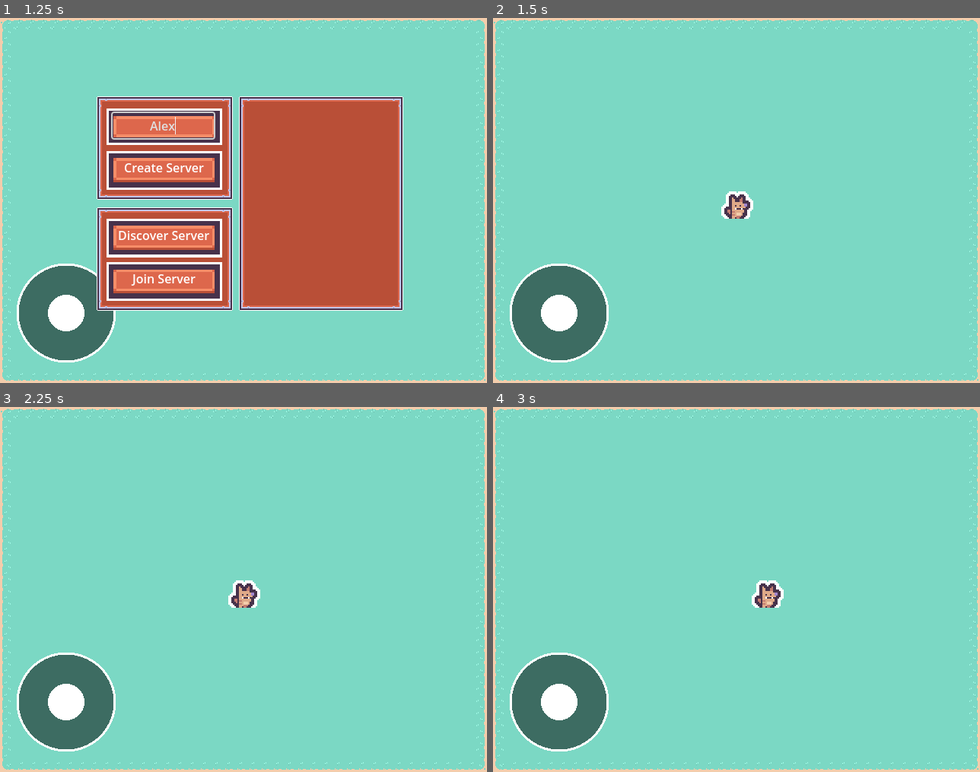
Above: before the commit, frames 1-4 (two rows, left to right).
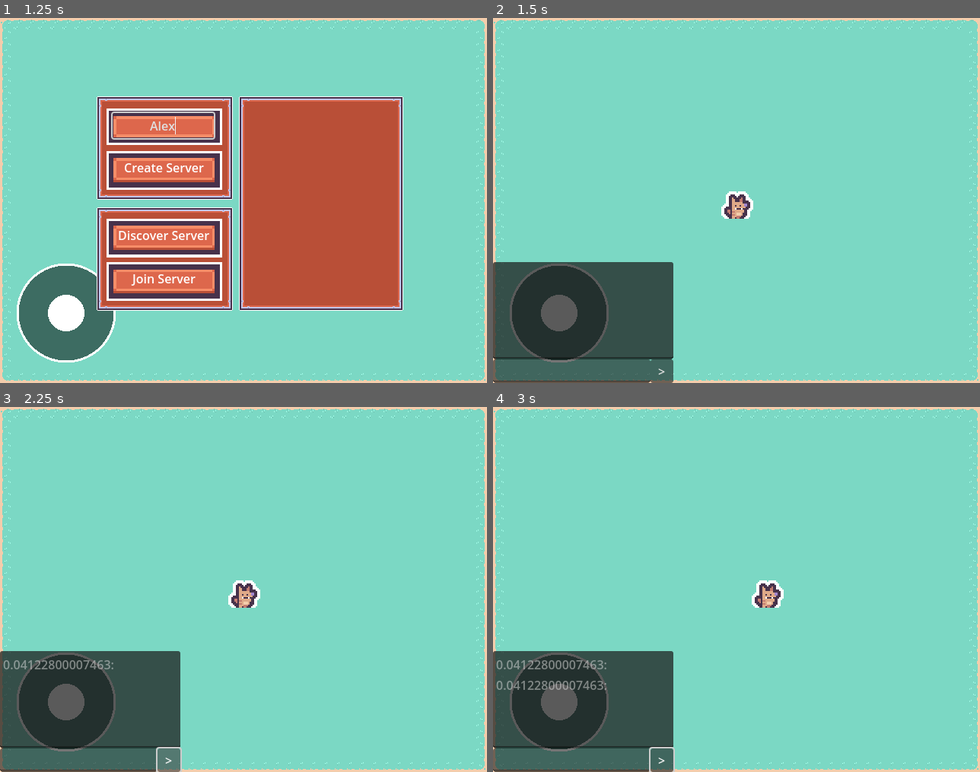
Above: after the commit, the same moments.

Repository: mastercuber55/MultiplayerShooter
Game: Godot game, scene res://Scenes/SceneGame.tscn
Same seed, same stepped clock (60 frames per second), same inputs: the game is played once before the commit and once after it.
Inputs (mouse positions are in pixels of both pictures, inside the frame that each line leads up to):
- Up to frame 1 (1.25 s): click (165, 123) at 0.52 s; type "Alex" at 0.6 s
- Up to frame 2 (1.5 s): click "Create Server" at 1.25 s
- Up to frame 3 (2.25 s): click (170, 761) at 2 s, where only the run after the commit has a clickable ">"
- Up to frame 4 (3 s): tap Enter at 2.75 s; move the mouse to (843, 571) at 2.77 s; hold D (MoveRight) from 2.78 s (still down); click (843, 571) at 2.92 s

Frame 1 is identical in both runs. In frame 2, 12% of the frame differs, in the area x 0-38%, y 66-100%; in frame 3, 12%; in frame 4, 12%.

Commit message:
MAJOR: Added chat system

Diff:
--- /dev/null
+++ b/Scenes/ChatInterface.tscn
@@ -0,0 +1,35 @@
+[gd_scene load_steps=2 format=3 uid="uid://8cd65581figp"]
+
+[ext_resource type="Script" uid="uid://p53x3i582y0d" path="res://Scripts/ChatInterface.gd" id="1_uip5s"]
+
+[node name="ChatInterface" type="Control"]
+layout_mode = 3
+anchors_preset = 15
+anchor_right = 1.0
+anchor_bottom = 1.0
+grow_horizontal = 2
+grow_vertical = 2
+script = ExtResource("1_uip5s")
+
+[node name="Display" type="TextEdit" parent="."]
+layout_mode = 0
+offset_top = 321.0
+offset_right = 237.0
+offset_bottom = 449.0
+editable = false
+
+[node name="Input" type="LineEdit" parent="."]
+layout_mode = 0
+offset_top = 449.0
+offset_right = 207.0
+offset_bottom = 480.0
+
+[node name="Send Button" type="Button" parent="."]
+layout_mode = 0
+offset_left = 207.0
+offset_top = 449.0
+offset_right = 237.0
+offset_bottom = 480.0
+text = ">"
+
+[connection signal="pressed" from="Send Button" to="." method="_on_send_button_pressed"]
--- a/Scenes/SceneGame.tscn
+++ b/Scenes/SceneGame.tscn
@@ -1,10 +1,11 @@
-[gd_scene load_steps=8 format=4 uid="uid://b6ykw5y5yu8fl"]
+[gd_scene load_steps=9 format=4 uid="uid://b6ykw5y5yu8fl"]
 
 [ext_resource type="Script" uid="uid://cv5bdf3oaj50p" path="res://Scripts/SceneGame.gd" id="1_1pxmn"]
 [ext_resource type="PackedScene" uid="uid://85exsmkgpm54" path="res://Scenes/Player.tscn" id="2_2j7f6"]
 [ext_resource type="Texture2D" uid="uid://mm57ky2n70m8" path="res://Assets/PNG/Tiles.png" id="3_2j7f6"]
 [ext_resource type="Script" uid="uid://dlwyrsug05r32" path="res://addons/touch_screen_joystick/touch_screen_joystick.gd" id="3_j8om2"]
 [ext_resource type="PackedScene" uid="uid://cmtj47i6vahso" path="res://Scenes/MultiplayerMenu.tscn" id="4_8mxl6"]
+[ext_resource type="PackedScene" uid="uid://8cd65581figp" path="res://Scenes/ChatInterface.tscn" id="5_28m3g"]
 
 [sub_resource type="TileSetAtlasSource" id="TileSetAtlasSource_j8om2"]
 texture = ExtResource("3_2j7f6")
@@ -333,6 +334,8 @@
 
 [node name="Multiplayer Menu" parent="CanvasLayer" instance=ExtResource("4_8mxl6")]
 
+[node name="ChatInterface" parent="CanvasLayer" instance=ExtResource("5_28m3g")]
+
 [node name="TileMapLayer" type="TileMapLayer" parent="."]
 tile_map_data = PackedByteArray("AAAAAAAAAAAFAAUAAAAAAAEAAAAFAAYAAAAAAAIAAAAFAAYAAAAAAAMAAAAFAAYAAAAAAAQAAAAFAAYAAAAAAA …(19120 unchanged characters)…
 tile_set = SubResource("TileSet_8mxl6")
--- a/Scenes/control.tscn
+++ /dev/null
@@ -1,138 +0,0 @@
-[gd_scene load_steps=4 format=3 uid="uid://cbp43v4d3wltq"]
-
-[ext_resource type="Script" path="res://control.gd" id="1_ly0yh"]
-
-[sub_resource type="StyleBoxFlat" id="StyleBoxFlat_rfkpd"]
-bg_color = Color(0.619608, 0.52549, 0.294118, 1)
-border_width_left = 3
-border_width_top = 3
-border_width_right = 3
-border_width_bottom = 3
-border_color = Color(0.329412, 0.266667, 0.0666667, 1)
-corner_radius_top_left = 8
-corner_radius_top_right = 8
-corner_radius_bottom_right = 8
-corner_radius_bottom_left = 8
-expand_margin_left = 5.0
-expand_margin_top = 5.0
-expand_margin_right = 5.0
-expand_margin_bottom = 5.0
-
-[sub_resource type="StyleBoxFlat" id="StyleBoxFlat_t02tv"]
-border_width_left = 5
-border_width_top = 5
-border_width_right = 5
-border_width_bottom = 5
-corner_radius_top_left = 8
-corner_radius_top_right = 8
-corner_radius_bottom_right = 8
-corner_radius_bottom_left = 8
-
-[node name="Control" type="Control"]
-layout_mode = 3
-anchors_preset = 15
-anchor_right = 1.0
-anchor_bottom = 1.0
-grow_horizontal = 2
-grow_vertical = 2
-script = ExtResource("1_ly0yh")
-
-[node name="Panel" type="Panel" parent="."]
-layout_mode = 1
-anchors_preset = 8
-anchor_left = 0.5
-anchor_top = 0.5
-anchor_right = 0.5
-anchor_bottom = 0.5
-offset_left = -286.0
-offset_top = -208.0
-offset_right = 286.0
-offset_bottom = 208.0
-grow_horizontal = 2
-grow_vertical = 2
-theme_override_styles/panel = SubResource("StyleBoxFlat_rfkpd")
-
-[node name="MarginContainer" type="MarginContainer" parent="Panel"]
-layout_mode = 1
-anchors_preset = 15
-anchor_right = 1.0
-anchor_bottom = 1.0
-grow_horizontal = 2
-grow_vertical = 2
-theme_override_constants/margin_left = 5
-theme_override_constants/margin_top = 5
-theme_override_constants/margin_right = 5
-theme_override_constants/margin_bottom = 5
-
-[node name="VBoxContainer" type="VBoxContainer" parent="Panel/MarginContainer"]
-layout_mode = 2
-
-[node name="HBoxContainer" type="HBoxContainer" parent="Panel/MarginContainer/VBoxContainer"]
-layout_mode = 2
-theme_override_constants/separation = 5
-
-[node name="Label" type="Label" parent="Panel/MarginContainer/VBoxContainer/HBoxContainer"]
-layout_mode = 2
-theme_override_font_sizes/font_size = 35
-text = "Servers"
-vertical_alignment = 1
-
-[node name="Host" type="Button" parent="Panel/MarginContainer/VBoxContainer/HBoxContainer"]
-custom_minimum_size = Vector2(100, 0)
-layout_mode = 2
-size_flags_horizontal = 10
-text = "Host"
-
-[node name="Scan" type="Button" parent="Panel/MarginContainer/VBoxContainer/HBoxContainer"]
-unique_name_in_owner = true
-custom_minimum_size = Vector2(100, 0)
-layout_mode = 2
-text = "Scan"
-
-[node name="Panel" type="Panel" parent="Panel/MarginContainer/VBoxContainer"]
-layout_mode = 2
-size_flags_vertical = 3
-theme_override_styles/panel = SubResource("StyleBoxFlat_t02tv")
-metadata/_edit_group_ = true
-
-[node name="MarginContainer" type="MarginContainer" parent="Panel/MarginContainer/VBoxContainer/Panel"]
-layout_mode = 1
-anchors_preset = 15
-anchor_right = 1.0
-anchor_bottom = 1.0
-grow_horizontal = 2
-grow_vertical = 2
-theme_override_constants/margin_left = 10
-theme_override_constants/margin_top = 10
-theme_override_constants/margin_right = 10
-theme_override_constants/margin_bottom = 10
-
-[node name="ScrollContainer" type="ScrollContainer" parent="Panel/MarginContainer/VBoxContainer/Panel/MarginContainer"]
-layout_mode = 2
-
-[node name="ServerList" type="VBoxContainer" parent="Panel/MarginContainer/VBoxContainer/Panel/MarginContainer/ScrollContainer"]
-unique_name_in_owner = true
-layout_mode = 2
-size_flags_horizontal = 3
-size_flags_vertical = 3
-metadata/_edit_group_ = true
-
-[node name="Label" type="Label" parent="Panel/MarginContainer/VBoxContainer/Panel"]
-unique_name_in_owner = true
-layout_mode = 1
-anchors_preset = 7
-anchor_left = 0.5
-anchor_top = 1.0
-anchor_right = 0.5
-anchor_bottom = 1.0
-offset_left = -271.0
-offset_top = -69.0
-offset_right = 271.0
-grow_horizontal = 2
-grow_vertical = 0
-theme_override_colors/font_color = Color(0, 0, 0, 1)
-theme_override_font_sizes/font_size = 40
-horizontal_alignment = 1
-
-[connection signal="pressed" from="Panel/MarginContainer/VBoxContainer/HBoxContainer/Host" to="." method="_on_host_pressed"]
-[connection signal="pressed" from="Panel/MarginContainer/VBoxContainer/HBoxContainer/Scan" to="." method="_on_scan_pressed"]
--- /dev/null
+++ b/Scripts/ChatInterface.gd
@@ -0,0 +1,24 @@
+extends Control
+
+var own_name : String = str(randf())
+
+@onready var display: TextEdit = $Display
+@onready var input: LineEdit = $Input
+@onready var send_button: Button = $"Send Button"
+
+func _on_send_button_pressed() -> void:
+	if input.text.begins_with("/nick"):
+		var new_name = input.text.substr("/nick".length())
+		update_name(own_name, new_name)
+
+	rpc("add_message", own_name, input.text)
+	input.text = ""
+
+@rpc("any_peer", "call_local")
+func add_message(sender: String, message: String) -> void:
+	display.text += str(sender, ":", message, "\n")
+	display.scroll_vertical = INF
+
+func update_name(old_own_name: String, new_own_name: String) -> void:
+	rpc("add_message", "System", str(old_own_name, " changed their name to ", new_own_name))
+	own_name = new_own_name
--- a/Scripts/SceneGame.gd
+++ b/Scripts/SceneGame.gd
@@ -7,11 +7,13 @@
 @export var playerScene: PackedScene
 @onready var multiplayer_menu: MultiplayerMenu = $"CanvasLayer/Multiplayer Menu"
 @onready var touch_screen_joystick: TouchScreenJoystick = $CanvasLayer/TouchScreenJoystick
+@onready var chat_interface: Control = $CanvasLayer/ChatInterface
 
 
 func _ready() -> void:
 
 	touch_screen_joystick.visible = DisplayServer.is_touchscreen_available()
+	chat_interface.hide()
 
 	$MultiplayerSpawner.spawn_function = _spawnPlayer
 
@@ -25,6 +27,7 @@
 	multiplayer.peer_connected.connect(_add_player)
 
 	multiplayer_menu.hide()
+	chat_interface.show()
 
 	_add_player()
 
@@ -39,6 +42,7 @@
 		func():
 			print("Connected to server")
 			multiplayer_menu.hide()
+			chat_interface.show()
 	)
 
 	multiplayer.connection_failed.connect(
--- a/server_button.tscn
+++ /dev/null
@@ -1,38 +0,0 @@
-[gd_scene load_steps=0 format=3 uid="uid://cp8sh08kg5k56"]
-
-[node name="ServerButton" type="Button"]
-custom_minimum_size = Vector2(0, 70)
-anchors_preset = 10
-anchor_right = 1.0
-offset_bottom = 8.0
-grow_horizontal = 2
-size_flags_horizontal = 3
-
-[node name="NameLabel" type="Label" parent="."]
-layout_mode = 1
-anchors_preset = 4
-anchor_top = 0.5
-anchor_bottom = 0.5
-offset_left = 13.0
-offset_top = -13.0
-offset_right = 60.0
-offset_bottom = 13.0
-grow_vertical = 2
-theme_override_font_sizes/font_size = 25
-text = "Name"
-
-[node name="IPLabel" type="Label" parent="."]
-layout_mode = 1
-anchors_preset = 6
-anchor_left = 1.0
-anchor_top = 0.5
-anchor_right = 1.0
-anchor_bottom = 0.5
-offset_left = -80.0
-offset_top = -13.0
-offset_right = -11.0
-offset_bottom = 13.0
-grow_horizontal = 0
-grow_vertical = 2
-theme_override_font_sizes/font_size = 25
-text = "127.0.0.1"
Not shown, added: Scripts/ChatInterface.gd.uid
